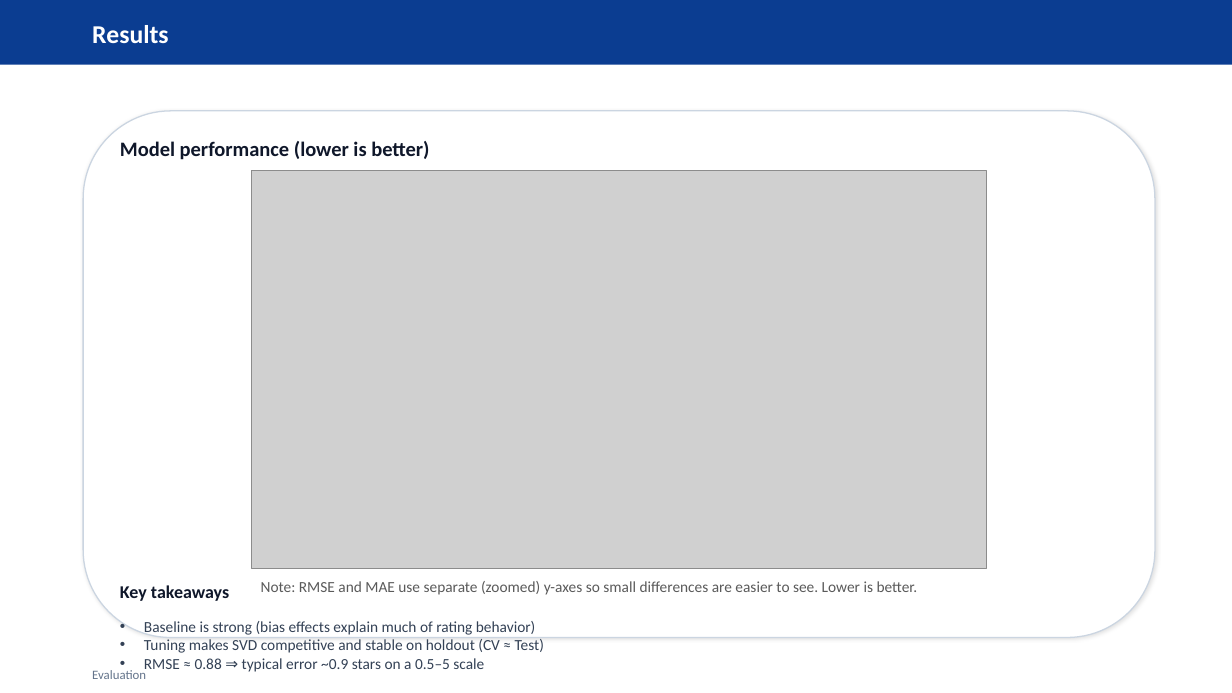
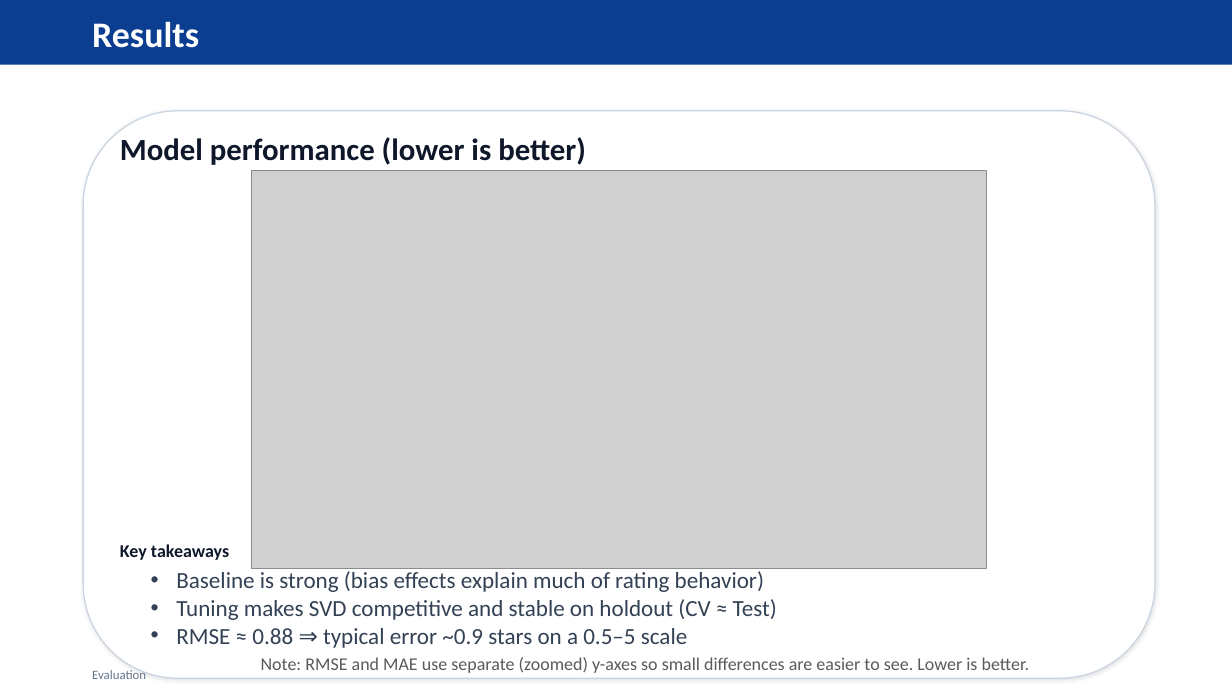
Before and after one commit to rahroy82/movielens-recommendation-system, a slide deck: slide 6 of MovieLens_Recommender_Presentation.pptx. Drawn at 1232x693 pixels with LibreOffice and Linux fonts; fonts in the diff are those of the drawing; grey boxes stand for pictures. Boxes give left, top, right and bottom in pixels: in the first picture for what was removed or moved away, otherwise in the second. Text is boxed around its words. In the diff, an @@ line names an element or a change of style, - is before the commit and + after.

```diff
--- a/MovieLens_Recommender_Presentation.pptx
+++ b/MovieLens_Recommender_Presentation.pptx
@@ text "Results" at <box>92,21,199,48</box>: size 20 to 28 pt @@
@@ rounded rectangle: place and size @@
-rounded rectangle at <box>83,111,1155,638</box>
+rounded rectangle at <box>83,111,1155,678</box>
@@ text "Model performance (lower is better)" at <box>120,137,586,165</box>: size 16 to 24 pt @@
@@ text "Key takeaways": place and size @@
-text "Key takeaways" at <box>120,585,229,601</box>
+text "Key takeaways" at <box>120,544,229,560</box>
@@ text "Baseline is strong (bias effects ...": place and size @@
-text "Baseline is strong (bias effects ..." at <box>144,621,544,672</box>
+text "Baseline is strong (bias effects ..." at <box>176,571,777,648</box>
@@ text "Baseline is strong (bias effects ..." at <box>176,571,777,648</box>: size 12 to 18 pt @@
@@ text "Note: RMSE and MAE use ...": place and size @@
-text "Note: RMSE and MAE use ..." at <box>261,581,918,595</box>
+text "Note: RMSE and MAE use ..." at <box>261,657,1029,673</box>
@@ text "Note: RMSE and MAE use ..." at <box>261,657,1029,673</box>: size 12 to 14 pt @@
```
Also in this commit, not shown: 4 other slides changed, 1 other file.
